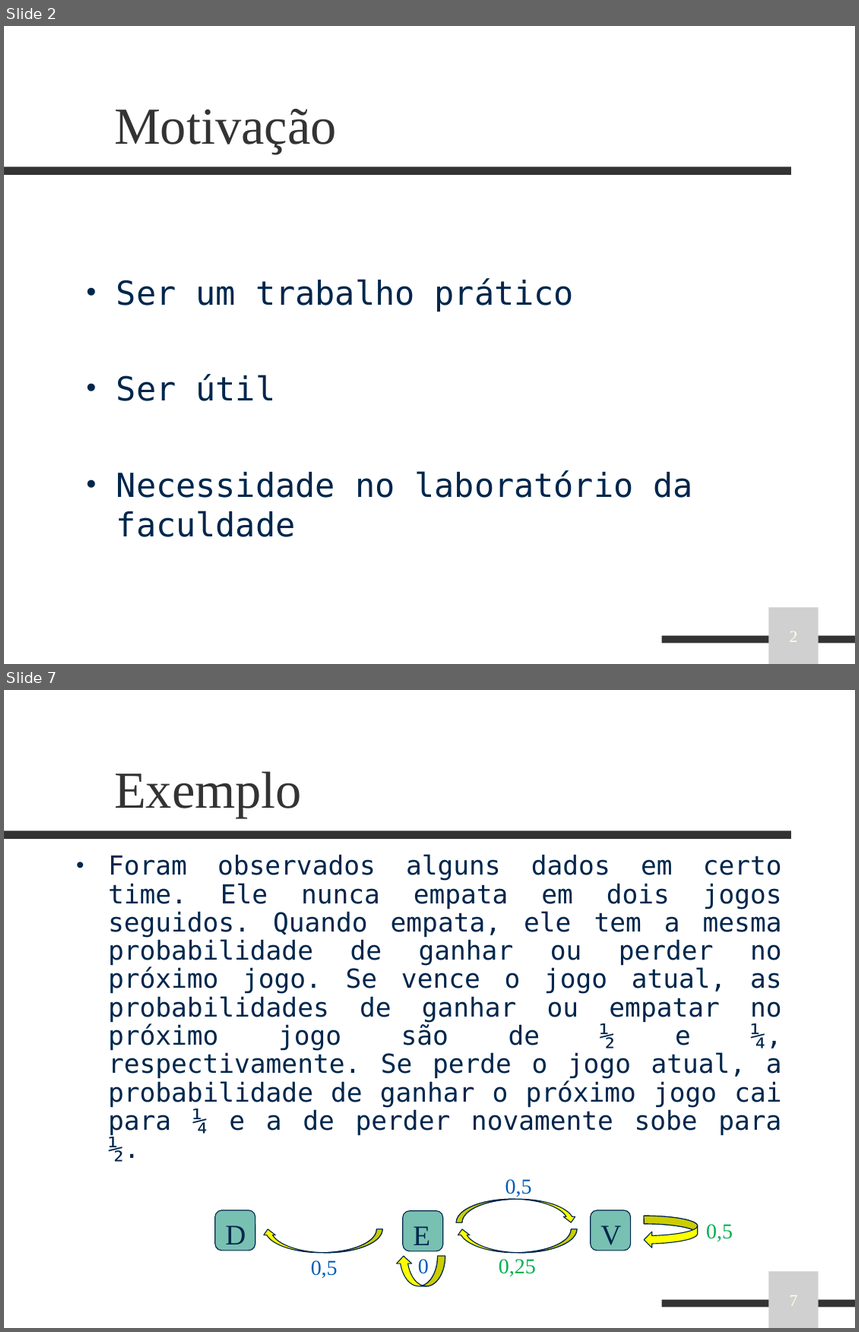
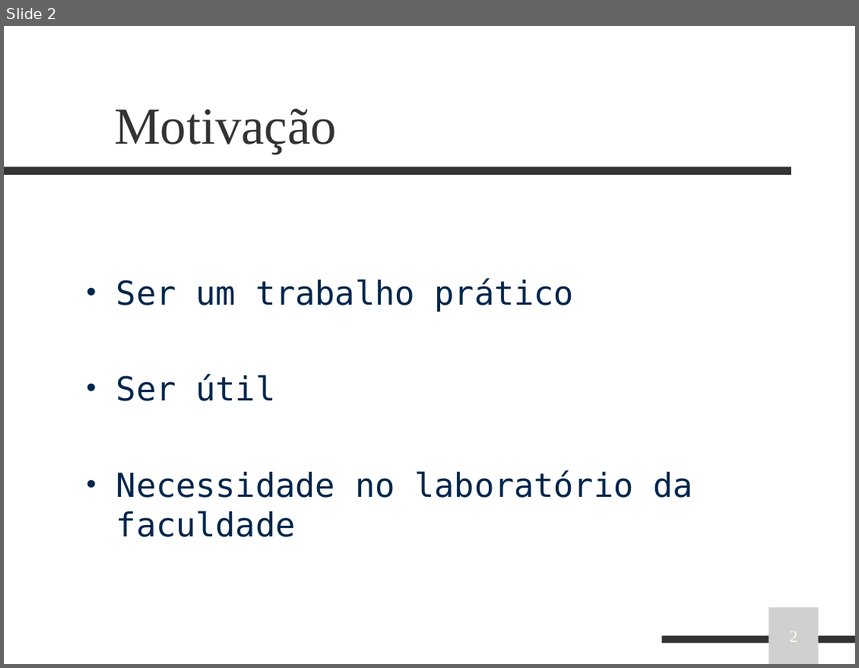
Before and after one commit to rennancockles/RealTimeMonitor, a slide deck: docs/apresentacao.ppt. Shown one above the other, each under a label of ours: slides 2 and 7 before the commit, slide 2 after it; the slides between them are not shown. The pictures are 859x1332 and 859x668 pixels, drawn with LibreOffice and Linux fonts; fonts in the diff are those of the drawing; grey boxes stand for pictures; background and template pictures are left out. Boxes give left, top, right and bottom in pixels: in the first picture for what was removed or moved away, otherwise in the second. Text is boxed around its words. In the diff, an @@ line names an element or a change of style, - is before the commit and + after.

```diff
--- a/docs/apresentacao.ppt
+++ b/docs/apresentacao.ppt
@@ slide 7 removed at <box>4,690,855,1328</box>, background picture (left out); not listed: 2 template elements that a slide beside it also shows @@
@@ title removed at <box>114,771,302,818</box> @@
-Exemplo
@@ text removed at <box>108,854,782,1135</box> @@
-• Foram observados alguns dados em certo time. Ele nunca empata em dois jogos seguidos. Quando empata, ele tem a mesma probabilidade de ganhar ou perder no próximo jogo. Se vence o jogo atual, as probabilidades de ganhar ou empatar no próximo jogo são de ½ e ¼, respectivamente. Se perde o jogo atual, a probabilidade de ganhar o próximo jogo cai para ¼ e a de perder novamente sobe para ½.
@@ text removed at <box>506,1179,532,1197</box> @@
-0,5
@@ rounded rectangle removed at <box>215,1211,255,1251</box> @@
-D
@@ freeform shape removed at <box>403,1211,443,1251</box> @@
-E
@@ freeform shape removed at <box>456,1199,577,1223</box> @@
@@ rounded rectangle removed at <box>591,1211,630,1251</box> @@
-V
@@ freeform shape removed at <box>262,1230,382,1253</box> @@
@@ freeform shape removed at <box>456,1230,577,1253</box> @@
@@ freeform shape removed at <box>645,1216,698,1248</box> @@
@@ text removed at <box>706,1224,733,1242</box> @@
-0,5
@@ freeform shape removed at <box>396,1256,446,1287</box> @@
@@ text removed at <box>418,1259,429,1274</box> @@
-0
@@ text removed at <box>499,1259,536,1277</box> @@
-0,25
@@ text removed at <box>311,1261,338,1278</box> @@
-0,5
@@ picture removed at <box>769,1271,819,1328</box> @@
-7
```
Also in this commit, not shown: 20 slides added, 15 other slides removed, 1 other file.
